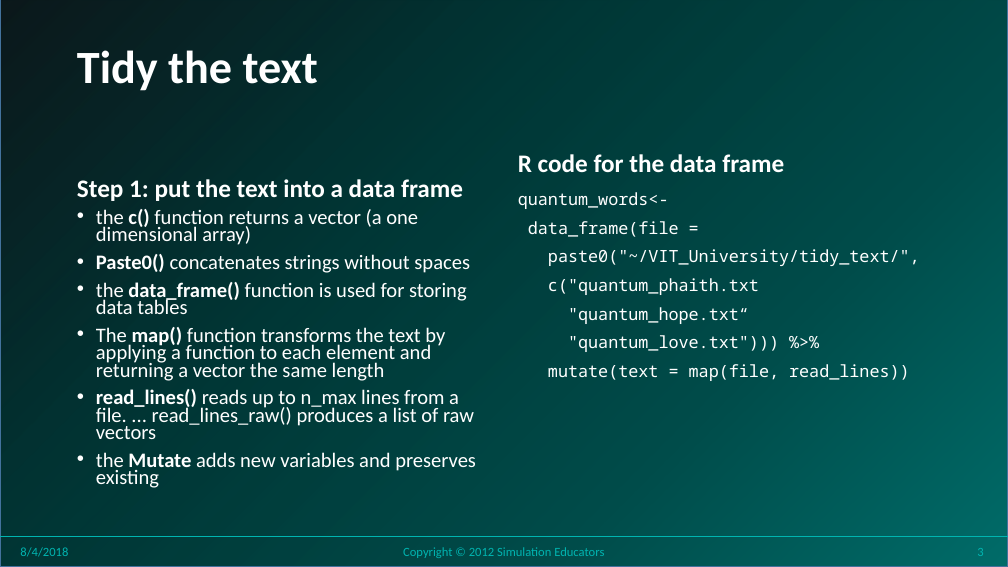
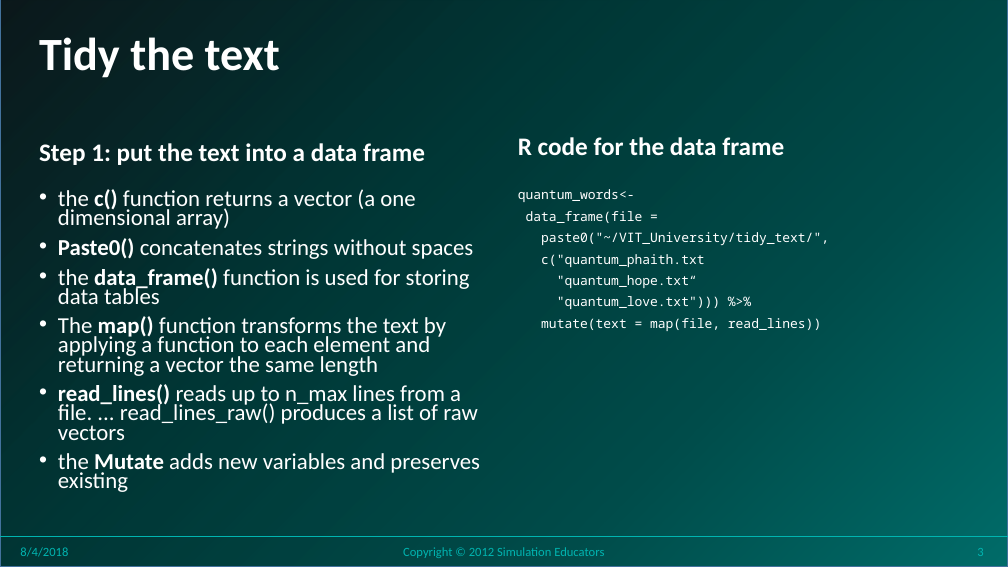
Before and after one commit to stricje1/VIT_University, a slide deck: slide 3 of Predictive_Modeling/PPT/Seminar 13 - Sentiment Modeling.pptx. Drawn at 1008x567 pixels with LibreOffice and Linux fonts; fonts in the diff are those of the drawing; background and template pictures are left out. Boxes give left, top, right and bottom in pixels: in the first picture for what was removed or moved away, otherwise in the second. Text is boxed around its words. In the diff, an @@ line names an element or a change of style, - is before the commit and + after.

```diff
--- a/Predictive_Modeling/PPT/Seminar 13 - Sentiment Modeling.pptx
+++ b/Predictive_Modeling/PPT/Seminar 13 - Sentiment Modeling.pptx
@@ title "Tidy the text": place and size @@
-title "Tidy the text" at box(77, 50, 318, 91)
+title "Tidy the text" at box(39, 37, 280, 78)
@@ text "Step 1: put the text ..." at box(39, 143, 425, 165): vertical alignment bottom to middle @@
@@ text "Step 1: put the text ...": place and size @@
-text "Step 1: put the text ..." at box(77, 179, 463, 201)
+text "Step 1: put the text ..." at box(39, 143, 425, 165)
@@ text "R code for the data ..." at box(518, 137, 784, 156): vertical alignment bottom to middle @@
@@ text "the c() function returns a ...": place and size @@
-text "the c() function returns a ..." at box(96, 209, 476, 488)
+text "the c() function returns a ..." at box(58, 189, 480, 492)
@@ text "the c() function returns a ..." at box(58, 189, 480, 492): size 19.6 to 21.7 pt @@
@@ text "quantum_words<-" at box(518, 189, 829, 331): size 16 to 12.4 pt; line spacing 0.9 to 0.7 @@
```
Also in this commit, not shown: 23 other slides changed, 3 other files.
